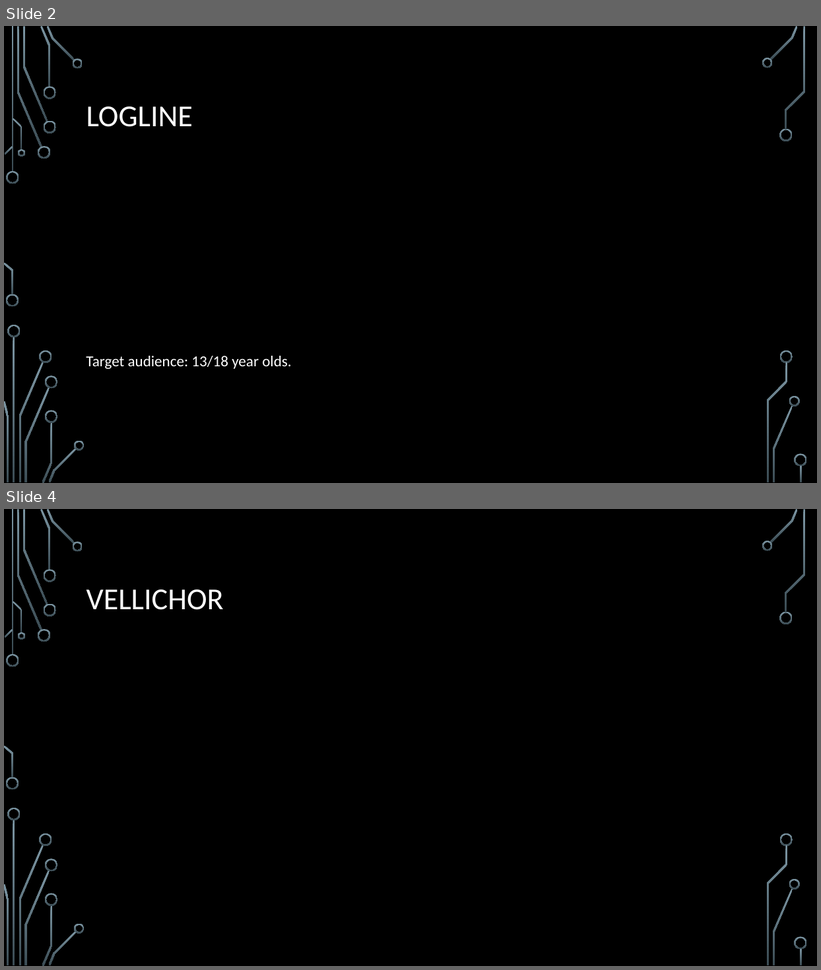
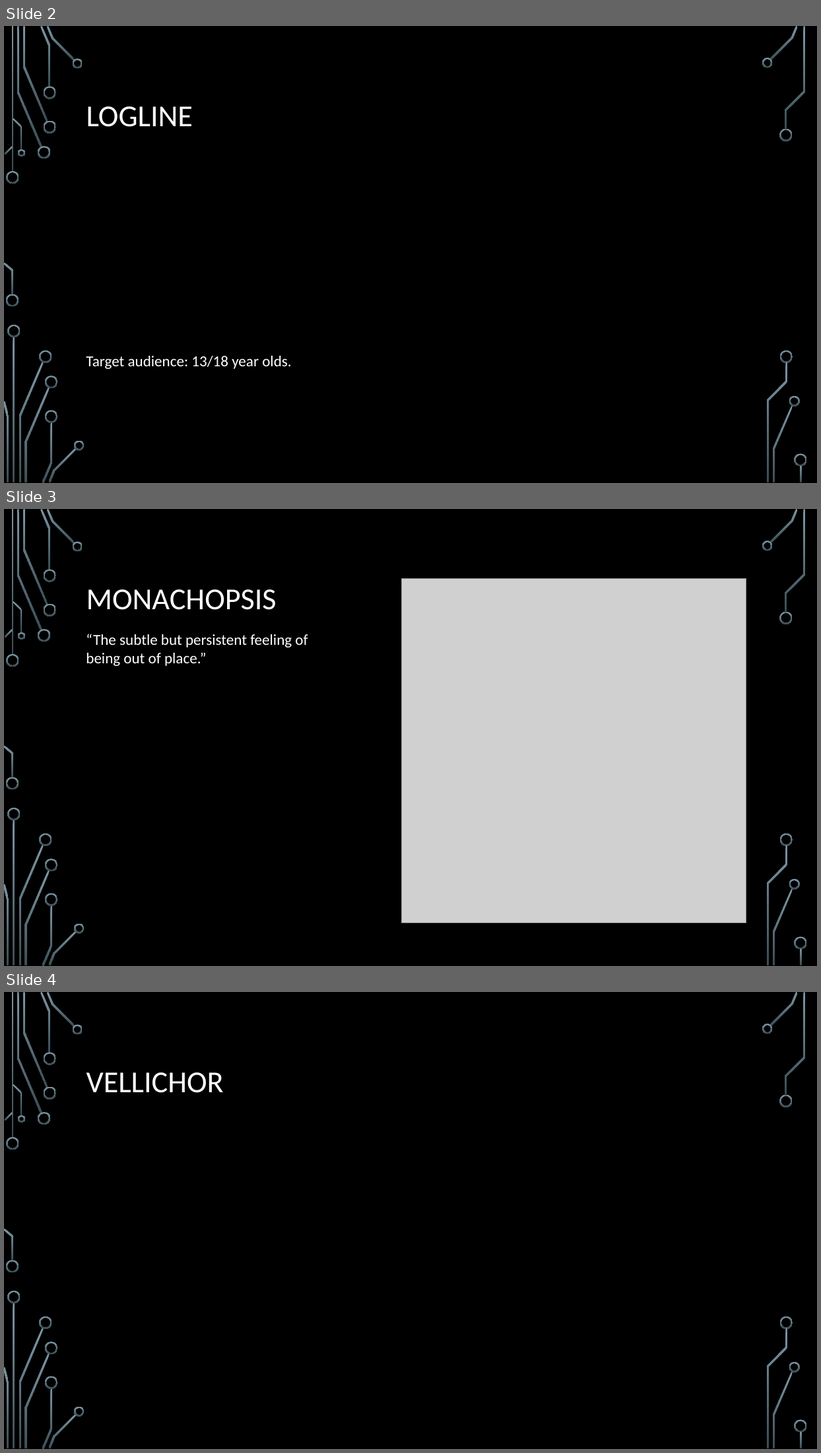
Before and after one commit to UoSGamesGroups/first-semester-l4-5-group-11, a slide deck: Presentations/L4-5-Group 11-First presentation.pptx. Shown one above the other, each under a label of ours: slides 2 and 4 before the commit, slides 2, 3 and 4 after it; the slides between them are not shown. The pictures are 821x970 and 821x1453 pixels, drawn with LibreOffice and Linux fonts; fonts in the diff are those of the drawing; grey boxes stand for pictures; background and template pictures are left out. Boxes give left, top, right and bottom in pixels: in the first picture for what was removed or moved away, otherwise in the second. Text is boxed around its words. In the diff, an @@ line names an element or a change of style, - is before the commit and + after.

```diff
--- a/Presentations/L4-5-Group 11-First presentation.pptx
+++ b/Presentations/L4-5-Group 11-First presentation.pptx
@@ slide 3 added at [4, 509, 817, 966], background picture (left out); not listed: 36 template elements that a slide beside it also shows @@
@@ picture added at [402, 578, 746, 923] @@
@@ title added at [86, 590, 277, 610], 36 pt, text #FFFFFF @@
+MONACHOPSIS
@@ text added at [86, 634, 308, 666], 18 pt, text #FFFFFF @@
+“The subtle but persistent feeling of being out of place.”
```
Also in this commit, not shown: 1 slide changed, 1 other slide added, 2 slides removed.
